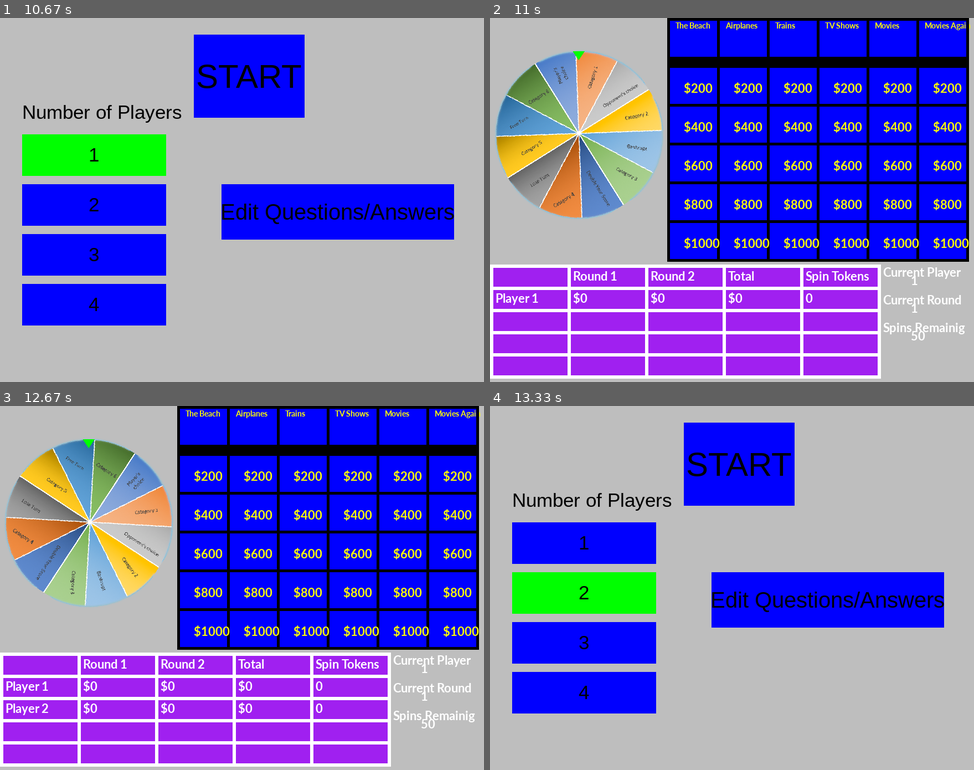
Above: before the commit, frames 1-4 (two rows, left to right).
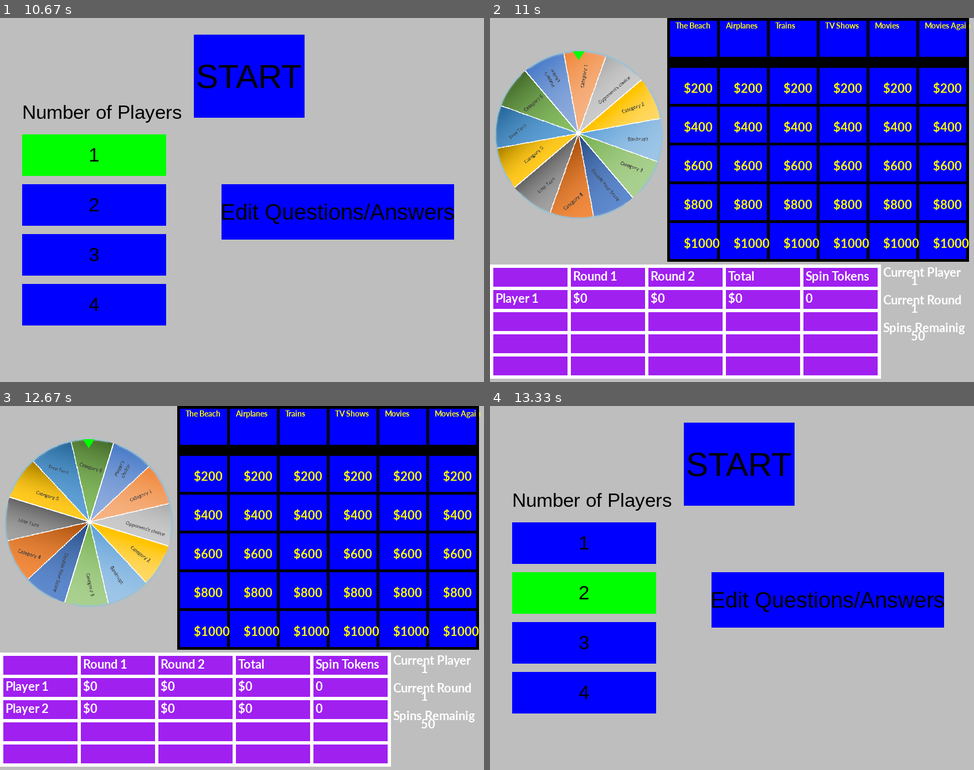
Above: after the commit, the same moments.

Repository: jlherget/TeamH_WheelOfJeopardy
Game: pygame game, started from src/woj.py
Two runs of this game, one before a commit and one after it. Both use one fixed random seed, a clock stepped at 60 frames per second and the inputs below.
Inputs (mouse positions are in pixels of both pictures, inside the frame that each line leads up to):
- Up to frame 1 (10.67 s): click "START" at 0.38 s; tap Space at 0.67 s; tap 1 at 1 s; click "Edit Questions/Answers" at 1.38 s; click (217, 94) at 9.22 s; click (150, 272) at 9.55 s; click "1" at 9.88 s
- Up to frame 2 (11 s): click (717, 83) at 10.72 s
- Up to frame 3 (12.67 s): tap 1 at 11 s; click (67, 719) at 11.38 s; click (87, 613) at 11.72 s; click "START" at 12.55 s
- Up to frame 4 (13.33 s): hold 1 12.83-13.3 s; move the mouse to (877, 620) at 12.87 s

Frame 1 is identical in both runs. In frame 2, 5.1% of the frame differs, in the area x 1-36%, y 8-56%; in frame 3, 8.4%, in the area x 1-36%, y 9-55%; in frame 4, nothing differs.

Commit message:
Cleanup some code

Diff:
--- a/src/board.py
+++ b/src/board.py
@@ -164,9 +164,9 @@
     def ProcessUiEvent(self, event):
         if event.type == pygame.KEYDOWN:
             if event.key == pygame.K_1:
-                self.app.PostMessage(messages.RestartMessage())
+                self.app.restart()
             if event.key == pygame.K_2:
-                self.app.PostMessage(messages.KillMessage())
+                self.app.kill()
 
         if self.question_phase == 1:
             if event.type == pygame.MOUSEMOTION:
--- a/src/messages.py
+++ b/src/messages.py
@@ -1,21 +1,10 @@
-# Create Message:
-# ------------------------------------------
-# Message sent from App to sub classes to tell to build initial board setup
-
-
-class CreateMessage():
-    def run(self, target):
-        print("Running CreateMessage")
-
 # Question Result Message:
 # ------------------------------------------
-# result: boolean if the player got it right or wrong
-# net_amount: net amount to be added to the player's score
-# player_number: player number who answered question
-# free_token_used: boolean if the player used their free token
+# result:           boolean if the player got it right or wrong
+# net_amount:       net amount to be added to the player's score
+# free_token_used:  boolean if the player used their free token
+# questions_left:   number of questions left in the board
 # Message for results of how the question was answered
-
-
 class QuestionsResultMessage():
     def __init__(self, result, net_amount, free_token_used, questions_left):
         self.result = result
@@ -34,64 +23,3 @@
 
     def getFreeTokenUsed(self):
         return self.free_token_used
-
-
-# Restart Message:
-# ------------------------------------------
-# Universal Message telling game to reset to original values and go to start screen
-
-
-class RestartMessage():
-    def run(self, target):
-        print("Running RestartMessage")
-        target.current_screen = target.start_screen
-        target.game_over = False
-
-# Kill Message:
-# ------------------------------------------
-# Message telling a view to terminate
-
-
-class KillMessage():
-    def run(self, target):
-        print("Running KillMessage against ", target)
-        target.running = False
-
-
-# Kill App Message:
-# ------------------------------------------
-# Message is sent to the app and cleans up all threads and causes an exit
-
-
-class KillAppMessage():
-    def run(self, target):
-        print("Running KillAppMessage against ", target)
-        doom = KillMessage()
-        target.start_screen.PostMessage(doom)
-        target.game_screen.PostMessage(doom)
-        target.editor_screen.PostMessage(doom)
-        target.running = False
-
-
-class EditMessage():
-    def run(self, target):
-        print("Running EditMessage")
-        target.current_screen = target.editor_screen
-
-
-class SaveMessage():
-    def run(self, target):
-        print("Running SaveMessage")
-        target.current_screen = target.start_screen
-
-
-# Test Message:
-# ------------------------------------------
-# Messages which demos the ablity to bounce between threads.
-
-
-class TestMessage():
-    def run(self, target):
-        print("Running KillTestMessage against ", target)
-        doom = KillAppMessage()
-        target.PostMessage(doom)
--- a/src/start.py
+++ b/src/start.py
@@ -48,7 +48,7 @@
 
             # If the edit button is pressed, send a EditMessage
             if self.edit_button.isHighlighted(pygame.mouse.get_pos()):
-                self.app.PostMessage(messages.EditMessage())
+                self.app.showDataEdtior()
 
             # If any of the number of players buttons are pressed,
             # update the number of players and button colors
--- a/src/wheel.py
+++ b/src/wheel.py
@@ -6,11 +6,17 @@
 
 class Wheel():
 
+    WHEEL_SPIN_ACC          = 0.02
+    WHEEL_SPIN_ANG_VEL_INIT = -5
+
     def __init__(self, app):
-        self.running = True
-        self.app     = app
-        self.ui      = WheelUI(app, 10, 60)
-        self.spinnable = False
+        self.app            = app
+        self.ui             = WheelUI(self, app, 10, 60)
+        self.spinnable      = False
+        self.angle          = 0
+        self.angle_vel      = 0
+        self.angle_acc      = 0
+        self.prev_angle_vel = 0
 
     def enableSpin(self):
         self.spinnable = True
@@ -18,18 +24,37 @@
     def disableSpin(self):
         self.spinnable = False
 
-    def PostMessage(self, message):
-        self.app.queue.put(message)
+    def Draw(self, screen):
 
-    def Draw(self, screen):
+         # If the wheel is spinning, update the image angle
+        if self.angle_vel != 0:
+            self.angle           += self.angle_vel
+            self.prev_angle_vel   = self.angle_vel
+            self.angle_vel       += self.WHEEL_SPIN_ACC + random.randrange(0, 1)/10000
+
+            # Check if the wheel has stopped (i.e. velocity sign changes)
+            if self.angle_vel == 0 or math.copysign(self.angle_vel, self.prev_angle_vel) != self.angle_vel:
+                self.angle_vel = 0
+                sector = math.floor(self.angle / (360 / 12))
+
+                print("SPIN COMPLETED, SENDING SECTOR %i TO MAIN" % sector)
+                self.app.wheelResult(sector)
+
+            # Keep angle between 0 and 360
+            self.angle %= 360
+
         self.ui.Draw(screen)
 
     def ProcessUiEvent(self, event):
-        self.ui.ProcessUiEvent(event)
+        if event.type == pygame.KEYDOWN and event.key == pygame.K_SPACE:
+            self.Spin()
 
     def Spin(self):
-        if self.spinnable == True:
-            self.ui.Spin()
+        # Start spinning the wheel, if it's not already spinning and
+        # we are allowed to spin it
+        if self.spinnable == True and self.angle_vel == 0:
+            print("SPINNING WHEEL")
+            self.angle_vel = random.randrange(-10, -6)
 
 class WheelUI():
     TRIANGLE_WIDTH  = 20
@@ -39,17 +64,11 @@
     WHEEL_HEIGHT = 300
     WHEEL_SIZE   = (WHEEL_WIDTH, WHEEL_HEIGHT)
 
-    WHEEL_SPIN_ACC          = 0.02
-    WHEEL_SPIN_ANG_VEL_INIT = -5
-
-    def __init__(self, app, pos_x, pos_y):
+    def __init__(self, parent, app, pos_x, pos_y):
+        self.parent          = parent
         self.app            = app
         self.pos_x          = pos_x
         self.pos_y          = pos_y
-        self.angle          = 0
-        self.angle_vel      = 0
-        self.angle_acc      = 0
-        self.prev_angle_vel = 0
         self.wheel_img      = self.CreateWheelSurface()
         self.img_rect       = self.wheel_img.get_rect(topleft=(self.pos_x, self.pos_y))
 
@@ -58,30 +77,9 @@
         wheel_img  = pygame.transform.scale(wheel_img, self.WHEEL_SIZE)
         return wheel_img
 
-    def Spin(self):
-        # Start spinning the wheel (if it's not already spinning)
-        if self.angle_vel == 0:
-            self.angle_vel = random.randrange(-10, -6)
+    def Draw(self, screen):
 
-    def Draw(self, screen):
-        # If the wheel is spinning, update the image angle
-        if self.angle_vel != 0:
-            self.angle           += self.angle_vel
-            self.prev_angle_vel   = self.angle_vel
-            self.angle_vel       += self.WHEEL_SPIN_ACC + random.randrange(0, 1)/10000
-
-            # Check if the wheel has stopped (i.e. velocity sign changes)
-            if self.angle_vel == 0 or math.copysign(self.angle_vel, self.prev_angle_vel) != self.angle_vel:
-                # At this point, we would send a message back to the app
-                # with the result.
-                self.angle_vel = 0
-
-                print("SPIN COMPLETED, SENDING OUTPUT TO MAIN")
-                sector = math.floor(self.angle / (360 / 12))
-                self.app.wheelResult(sector)
-            self.angle %= 360
-
-        rot_image = pygame.transform.rotate(self.wheel_img, self.angle)
+        rot_image = pygame.transform.rotate(self.wheel_img, self.parent.angle)
 
         # Copy image to screen:
         self.img_rect = rot_image.get_rect(center=self.img_rect.center)
@@ -96,13 +94,3 @@
         triangle_points = [triangle_p1, triangle_p2, triangle_p3]
 
         pygame.draw.polygon(screen, ui_utils.GREEN, triangle_points)
-
-    def ProcessUiEvent(self, event):
-        if event.type == pygame.KEYDOWN:
-            if event.key == pygame.K_SPACE:
-                self.app.game_screen.wheel.Spin()
-
-
-#todo
-#build wheel, reset wheel, delete wheel
-#SPIN THE WHEEL
--- a/src/woj.py
+++ b/src/woj.py
@@ -6,19 +6,20 @@
 import gamescreen
 import player
 
-
-CAT_6 = 11
-FREE_SPIN = 10
-CAT_5 = 9
-LOSE_TURN = 8
-CAT_4 = 7
-DOUBLE_SCORE = 6
-CAT_3 = 5
-BANKRUPT = 4
-CAT_2 = 3
+# Define the sectors. This is the order of the categories
+# in the wheel image.
+CAT_6               = 11
+FREE_SPIN           = 10
+CAT_5               = 9
+LOSE_TURN           = 8
+CAT_4               = 7
+DOUBLE_SCORE        = 6
+CAT_3               = 5
+BANKRUPT            = 4
+CAT_2               = 3
 OPPONENT_CHOOSE_CAT = 2
-CAT_1 = 1
-CHOOSE_CAT = 0
+CAT_1               = 1
+CHOOSE_CAT          = 0
 
 class WoJ():
 
@@ -28,7 +29,7 @@
         self.running            = True
         self.num_players        = 1
         self.spinsRemaining     = 0
-        self.cur_round          = 0
+        self.cur_round          = 0             # 1 Based
         self.players            = []
         self.game_over          = False
 
@@ -194,13 +195,23 @@
             self.gameEnd()
 
     def noQuestionsInCategory(self):
+        print("NO QUESTIONS REMAINING IN CATEGORY - Spin Again")
         self.game_screen.wheel.enableSpin()
+
 
     def gameEnd(self):
         self.game_screen.wheel.disableSpin()
         self.game_over = True
         print("Game over")
 
+    def kill(self):
+        self.running = False
+        print("KILLING APP")
+
+    def restart(self):
+        self.current_screen = self.start_screen
+        self.game_over = False
+        print("RESTATING APP")
 
     @staticmethod
     def main():
